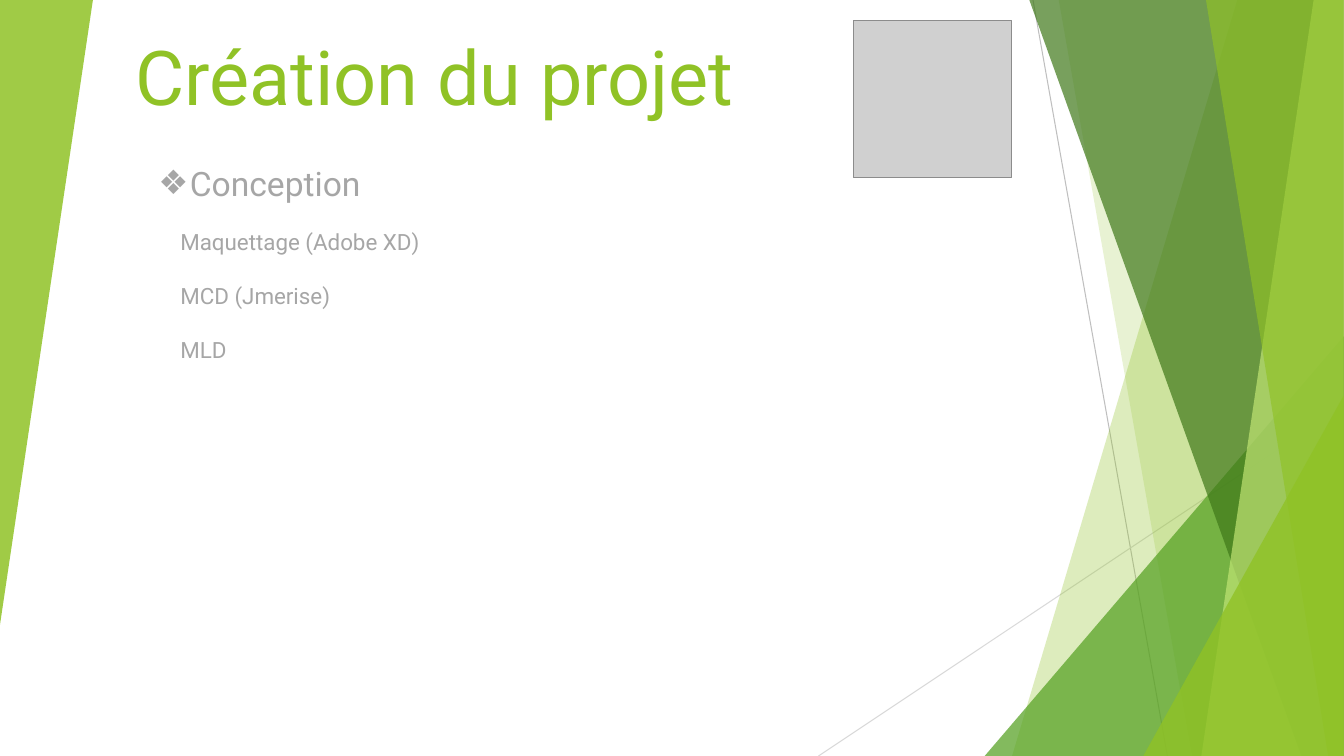
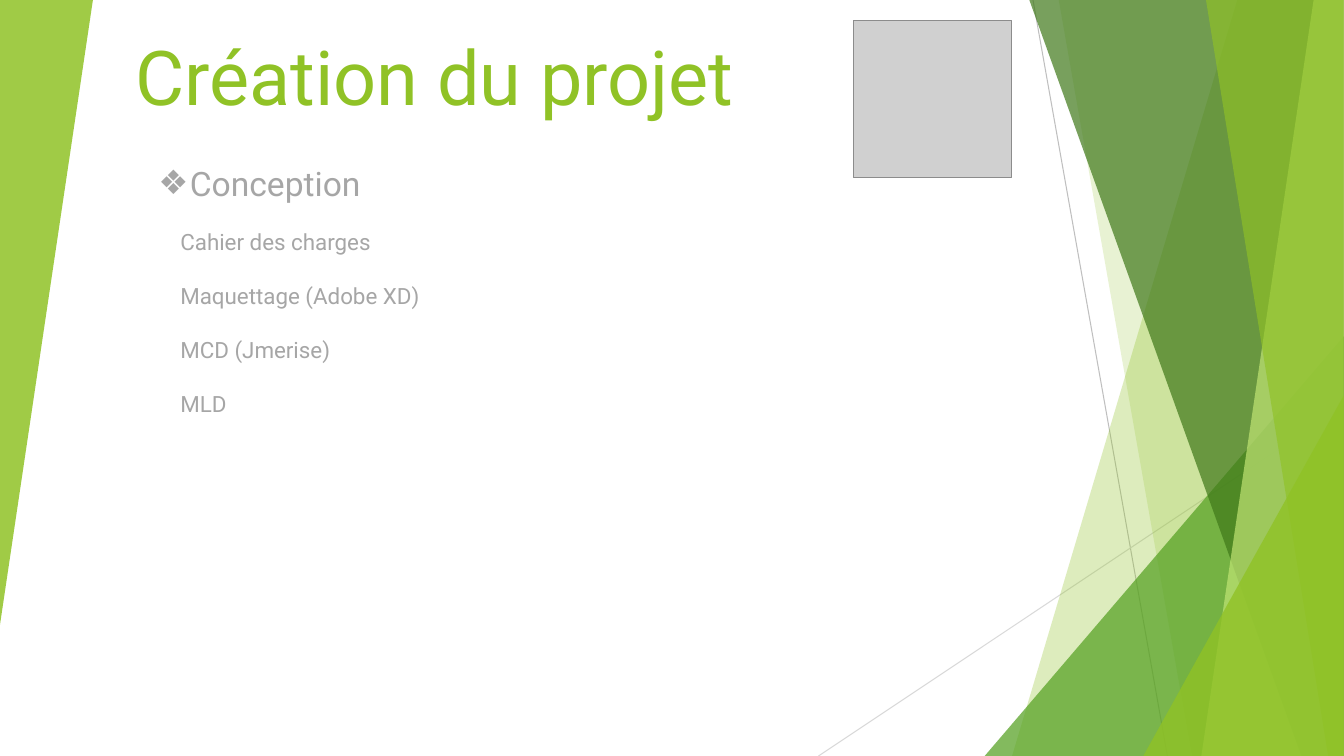
Before and after one commit to Sneak-ySnake/ProjetReseauSocialPro---Projet-fil-rouge, a slide deck: slide 3 of Presentation/PresentationTender.pptx. Drawn at 1344x756 pixels with LibreOffice and Linux fonts; fonts in the diff are those of the drawing; grey boxes stand for pictures. Boxes give left, top, right and bottom in pixels: in the first picture for what was removed or moved away, otherwise in the second. Text is boxed around its words. In the diff, an @@ line names an element or a change of style, - is before the commit and + after.

```diff
--- a/Presentation/PresentationTender.pptx
+++ b/Presentation/PresentationTender.pptx
@@ text at (180,233,370,255): paragraph added @@
+Cahier des charges
```
Also in this commit, not shown: 1 other slide changed, 3 slides added, 1 slide removed.
